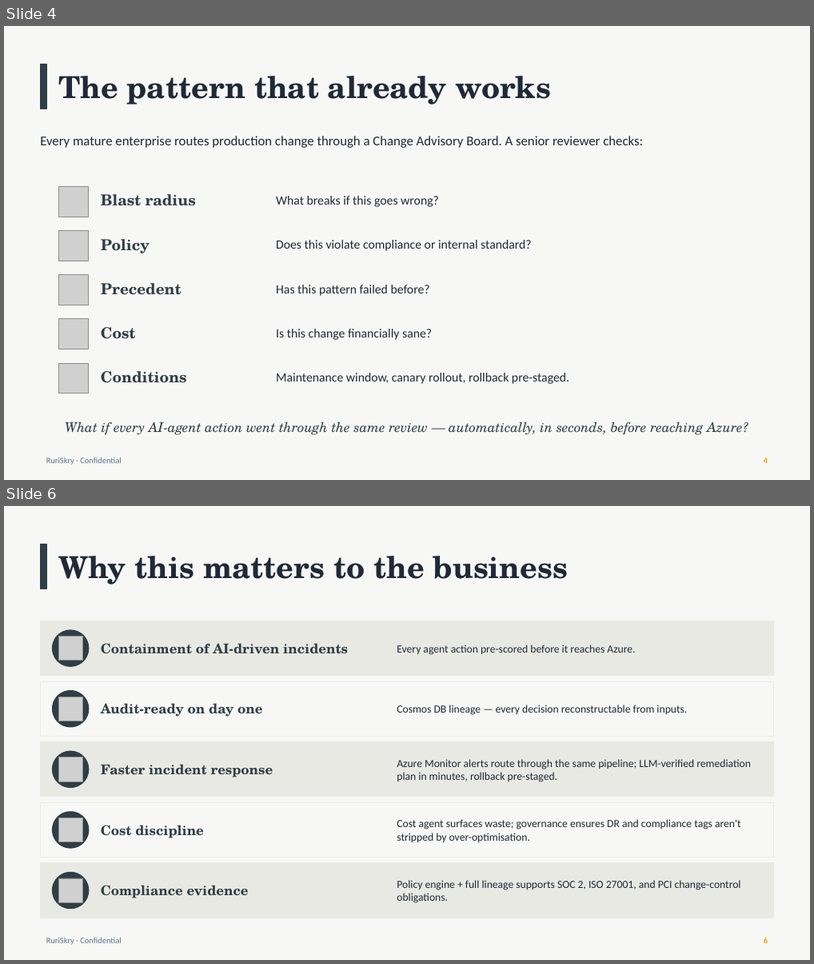
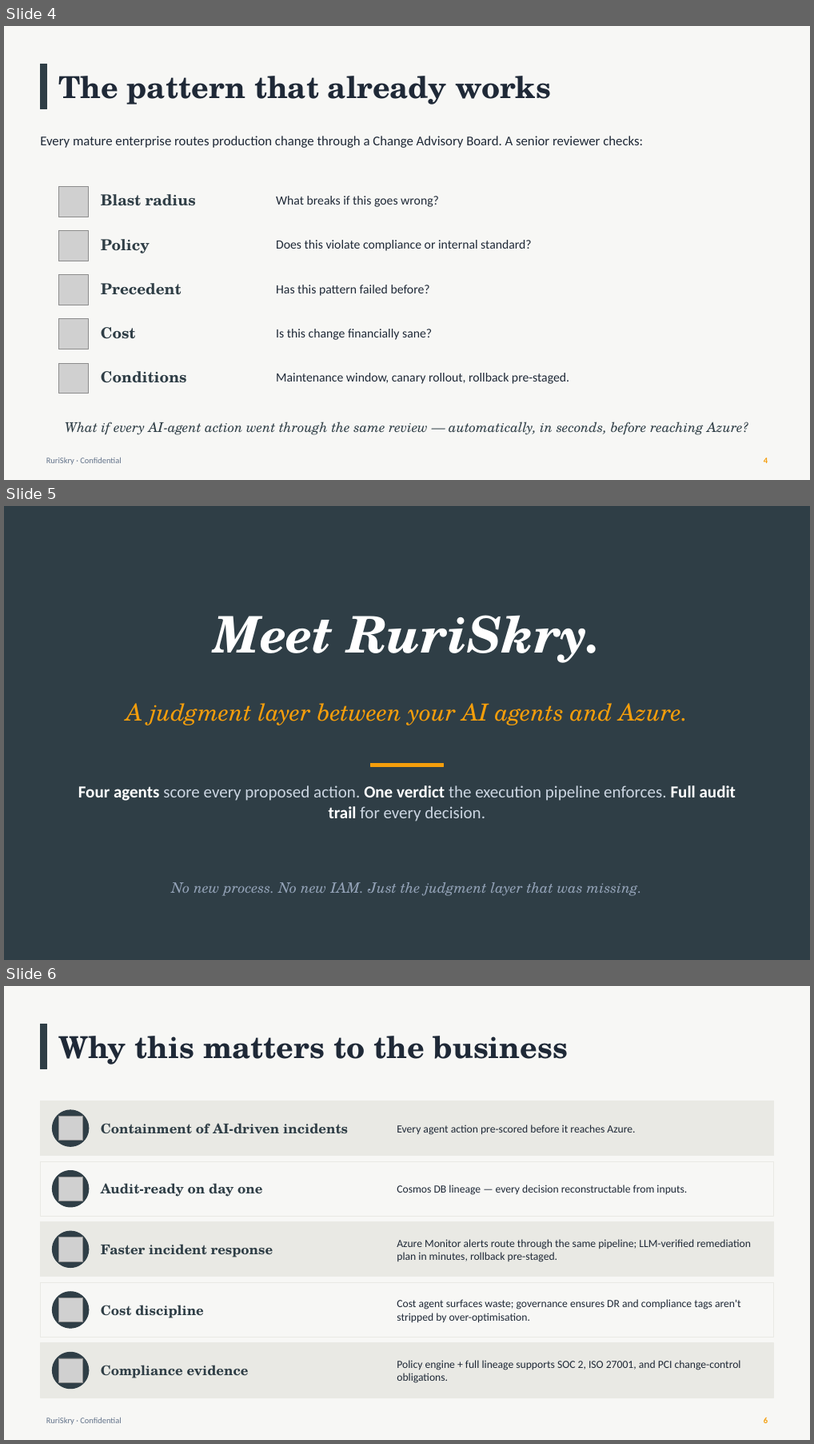
Before and after one commit to psc0des/sentinellayer, a slide deck: docs/RuriSkry-Exec-Deck.pptx. Shown one above the other, each under a label of ours: slides 4 and 6 before the commit, slides 4, 5 and 6 after it; the slides between them are not shown. The pictures are 814x964 and 814x1444 pixels, drawn with LibreOffice and Linux fonts; fonts in the diff are those of the drawing; grey boxes stand for pictures. Boxes give left, top, right and bottom in pixels: in the first picture for what was removed or moved away, otherwise in the second. Text is boxed around its words. In the diff, an @@ line names an element or a change of style, - is before the commit and + after.

```diff
--- a/docs/RuriSkry-Exec-Deck.pptx
+++ b/docs/RuriSkry-Exec-Deck.pptx
@@ slide 5 added at (4, 506, 810, 960), background #2F3E46 @@
@@ text added at (214, 615, 601, 663), 60 pt, text #FFFFFF, bold, italic @@
+Meet RuriSkry.
@@ text added at (126, 703, 688, 725), 28 pt, text #F59E0B, italic @@
+A judgment layer between your AI agents and Azure.
@@ rectangle added at (371, 763, 444, 766), fill #F59E0B, outline #F59E0B 1 pt @@
@@ text added at (78, 785, 736, 821), 20 pt, text #CBD5E1 @@
+Four agents score every proposed action. One verdict the execution pipeline enforces. Full audit trail for every decision.
@@ text added at (171, 882, 642, 896), 17 pt, text #94A3B8, italic @@
+No new process. No new IAM. Just the judgment layer that was missing.
```
Also in this commit, not shown: 1 slide removed, 1 other file.
